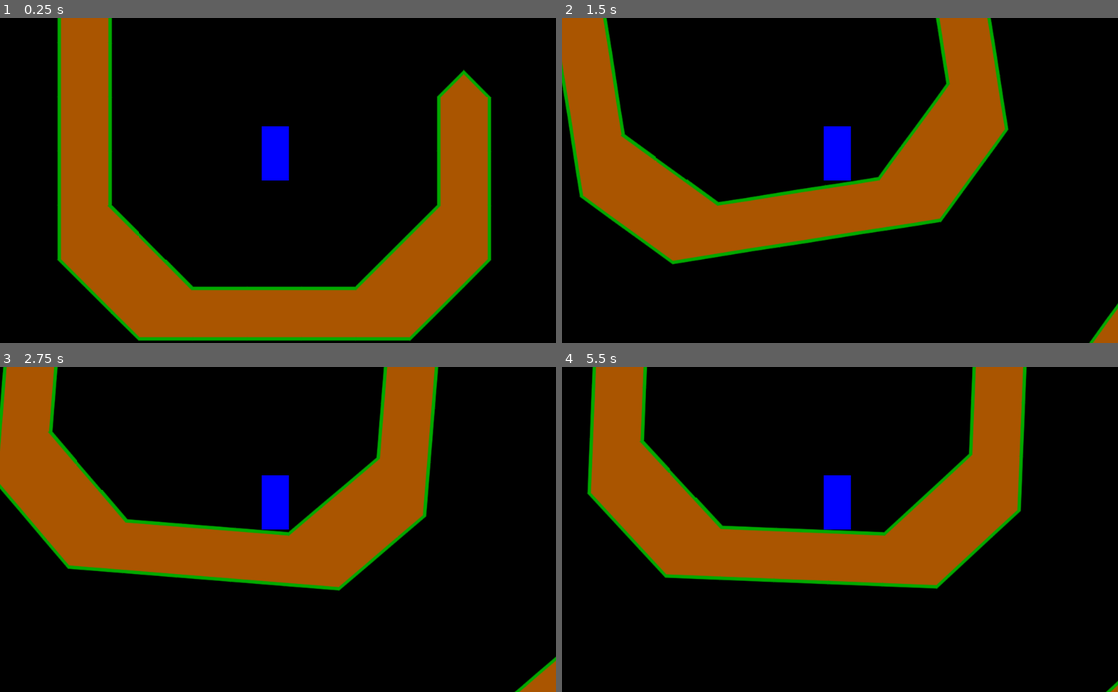
Above: before the commit, frames 1-4 (two rows, left to right).
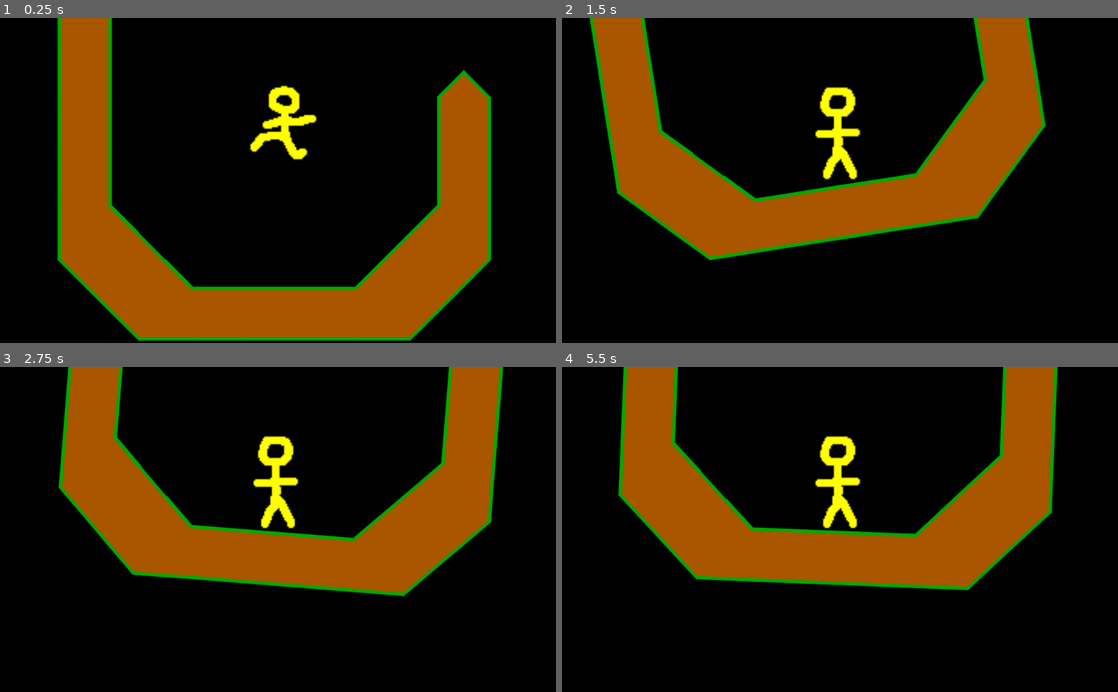
Above: after the commit, the same moments.

Repository: lwhjp/grun
Game: Godot game, scene res://Main.tscn
Same seed, same stepped clock (60 frames per second), same inputs: the game is played once before the commit and once after it.
Inputs (mouse positions are in pixels of both pictures, inside the frame that each line leads up to):
- Up to frame 1 (0.25 s): no input
- Up to frame 2 (1.5 s): move the mouse to (867, 180) at 0.52 s; move the mouse to (812, 180) at 1.27 s
- Up to frame 3 (2.75 s): move the mouse to (289, 523) at 2.02 s
- Up to frame 4 (5.5 s): move the mouse to (834, 536) at 2.77 s; move the mouse to (878, 532) at 3.52 s; move the mouse to (795, 526) at 4.27 s; move the mouse to (845, 529) at 5.02 s

The runs differ from the first frame. In frame 1, 1.7% of the frame differs, in the area x 44-57%, y 20-50%; in frame 2, 21%; in frame 3, 29%, in the area x 0-100%, y 0-100%; in frame 4, 17%.

Commit message:
Run animation

Diff:
--- a/GravityRunner/Player.gd
+++ b/GravityRunner/Player.gd
@@ -3,7 +3,29 @@
 export var gravity_direction = Vector2.DOWN
 var velocity = Vector2()
 
+func _process(delta):
+	# Select sprite
+	var sprite
+	var flip = false
+	var speed = 1.0
+	if velocity.length() < 1:
+		sprite = 'wait'
+	elif is_on_floor():
+		sprite = 'run'
+		flip = velocity.dot(gravity_direction.tangent()) < 0
+		speed = velocity.length() * 0.05
+	else:
+		sprite = 'fall'
+	$AnimatedSprite.animation = sprite
+	$AnimatedSprite.flip_h = flip
+	$AnimatedSprite.speed_scale = speed
+
 func _physics_process(delta):
 	rotation = Vector2.DOWN.angle_to(gravity_direction)
 	velocity += delta * gravity_direction * 98
-	velocity = move_and_slide(velocity, -gravity_direction, true, 4, deg2rad(20), false)
+	velocity = move_and_slide(velocity, -gravity_direction, false, 4, deg2rad(60), true)
+	# Slow down on level
+	if is_on_floor() and abs(get_floor_normal().angle_to(-gravity_direction)) < deg2rad(10):
+		velocity *= pow(0.5, delta)
+		if velocity.length() < 10:
+			velocity = Vector2()
--- a/GravityRunner/Player.tscn
+++ b/GravityRunner/Player.tscn
@@ -1,9 +1,63 @@
-[gd_scene load_steps=3 format=2]
+[gd_scene load_steps=12 format=2]
 
 [ext_resource path="res://Player.gd" type="Script" id=1]
+[ext_resource path="res://PlayerAnim.png" type="Texture" id=2]
 
-[sub_resource type="RectangleShape2D" id=1]
-extents = Vector2( 2.5, 5 )
+[sub_resource type="AtlasTexture" id=1]
+flags = 4
+atlas = ExtResource( 2 )
+region = Rect2( 0, 0, 64, 64 )
+
+[sub_resource type="AtlasTexture" id=2]
+flags = 4
+atlas = ExtResource( 2 )
+region = Rect2( 64, 0, 64, 64 )
+
+[sub_resource type="AtlasTexture" id=3]
+flags = 4
+atlas = ExtResource( 2 )
+region = Rect2( 128, 0, 64, 64 )
+
+[sub_resource type="AtlasTexture" id=4]
+flags = 4
+atlas = ExtResource( 2 )
+region = Rect2( 0, 64, 64, 64 )
+
+[sub_resource type="AtlasTexture" id=5]
+flags = 4
+atlas = ExtResource( 2 )
+region = Rect2( 64, 64, 64, 64 )
+
+[sub_resource type="AtlasTexture" id=6]
+flags = 4
+atlas = ExtResource( 2 )
+region = Rect2( 128, 64, 64, 64 )
+
+[sub_resource type="AtlasTexture" id=7]
+flags = 4
+atlas = ExtResource( 2 )
+region = Rect2( 192, 64, 64, 64 )
+
+[sub_resource type="SpriteFrames" id=8]
+animations = [ {
+"frames": [ SubResource( 1 ) ],
+"loop": true,
+"name": "wait",
+"speed": 5.0
+}, {
+"frames": [ SubResource( 2 ), SubResource( 3 ) ],
+"loop": true,
+"name": "fall",
+"speed": 5.0
+}, {
+"frames": [ SubResource( 4 ), SubResource( 5 ), SubResource( 6 ), SubResource( 7 ) ],
+"loop": true,
+"name": "run",
+"speed": 5.0
+} ]
+
+[sub_resource type="RectangleShape2D" id=9]
+extents = Vector2( 5, 9 )
 
 [node name="Player" type="KinematicBody2D"]
 script = ExtResource( 1 )
@@ -11,15 +65,13 @@
 "_edit_group_": true
 }
 
-[node name="ColorRect" type="ColorRect" parent="."]
-margin_left = -2.5
-margin_top = -10.0
-margin_right = 2.5
-color = Color( 0, 0, 1, 1 )
-__meta__ = {
-"_edit_use_anchors_": false
-}
+[node name="AnimatedSprite" type="AnimatedSprite" parent="."]
+position = Vector2( 0, -9 )
+scale = Vector2( 0.28, 0.28 )
+frames = SubResource( 8 )
+animation = "wait"
+playing = true
 
 [node name="CollisionShape2D" type="CollisionShape2D" parent="."]
-position = Vector2( 0, -5 )
-shape = SubResource( 1 )
+position = Vector2( 0, -9 )
+shape = SubResource( 9 )
Binary file added: GravityRunner/PlayerAnim.png
Not shown, added: GravityRunner/PlayerAnim.png.import
